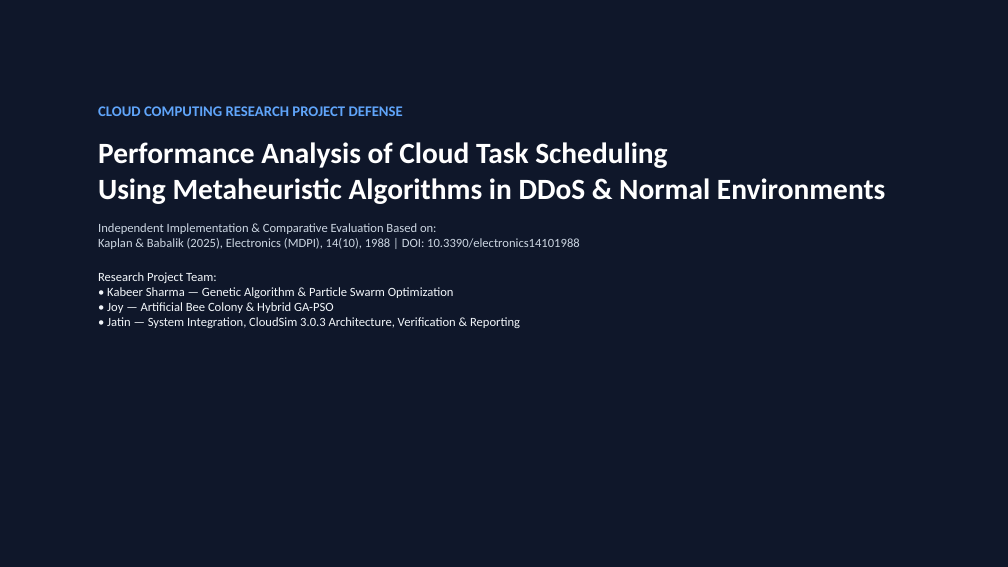
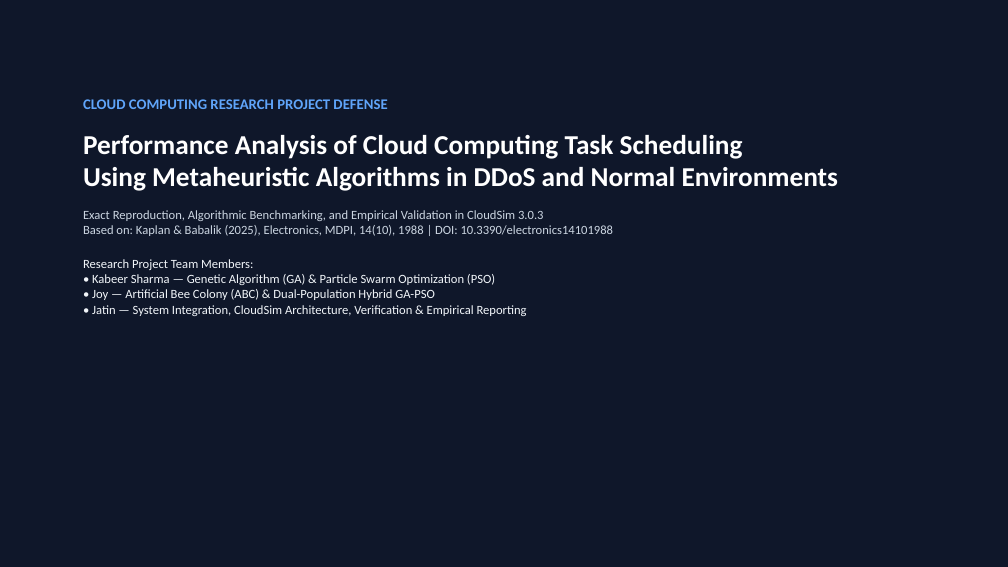
Before and after one commit to Jatin21006/cloud-scheduling-research-, a slide deck: slide 1 of PRESENTATION_SLIDES.pptx. Drawn at 1008x567 pixels with LibreOffice and Linux fonts; fonts in the diff are those of the drawing. Boxes give left, top, right and bottom in pixels: in the first picture for what was removed or moved away, otherwise in the second. Text is boxed around its words. In the diff, an @@ line names an element or a change of style, - is before the commit and + after.

Commit message:
Finalize cloud scheduling paper reproduction

```diff
--- a/PRESENTATION_SLIDES.pptx
+++ b/PRESENTATION_SLIDES.pptx
@@ text "CLOUD COMPUTING RESEARCH PROJECT DEFENSE": place and size @@
-text "CLOUD COMPUTING RESEARCH PROJECT DEFENSE" at [98, 106, 885, 328]
+text "CLOUD COMPUTING RESEARCH PROJECT DEFENSE" at [83, 99, 839, 316]
@@ text at [83, 135, 839, 316]: text changed @@
-Performance Analysis of Cloud Task Scheduling
-Using Metaheuristic Algorithms in DDoS & Normal Environments
-Independent Implementation & Comparative Evaluation Based on:
-Kaplan & Babalik (2025), Electronics (MDPI), 14(10), 1988 | DOI: 10.3390/electronics14101988
-Research Project Team:
-• Kabeer Sharma — Genetic Algorithm & Particle Swarm Optimization
-• Joy — Artificial Bee Colony & Hybrid GA-PSO
-• Jatin — System Integration, CloudSim 3.0.3 Architecture, Verification & Reporting
+Performance Analysis of Cloud Computing Task Scheduling
+Using Metaheuristic Algorithms in DDoS and Normal Environments
+Exact Reproduction, Algorithmic Benchmarking, and Empirical Validation in CloudSim 3.0.3
+Based on: Kaplan & Babalik (2025), Electronics, MDPI, 14(10), 1988 | DOI: 10.3390/electronics14101988
+Research Project Team Members:
+• Kabeer Sharma — Genetic Algorithm (GA) & Particle Swarm Optimization (PSO)
+• Joy — Artificial Bee Colony (ABC) & Dual-Population Hybrid GA-PSO
+• Jatin — System Integration, CloudSim Architecture, Verification & Empirical Reporting
```
Also in this commit, not shown: 8 other slides changed, 9 slides added, 9 slides removed, 36 other files.
